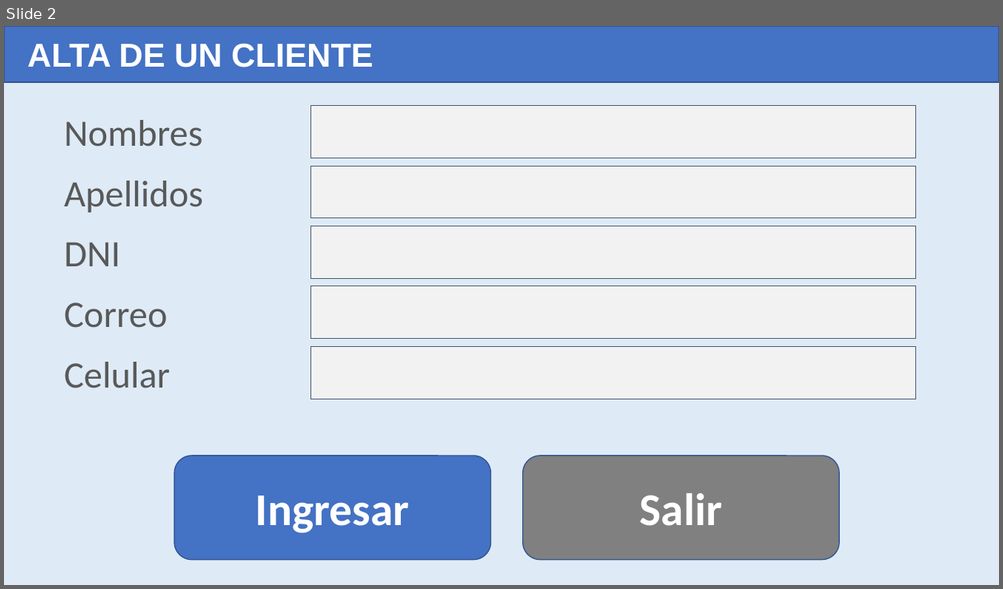
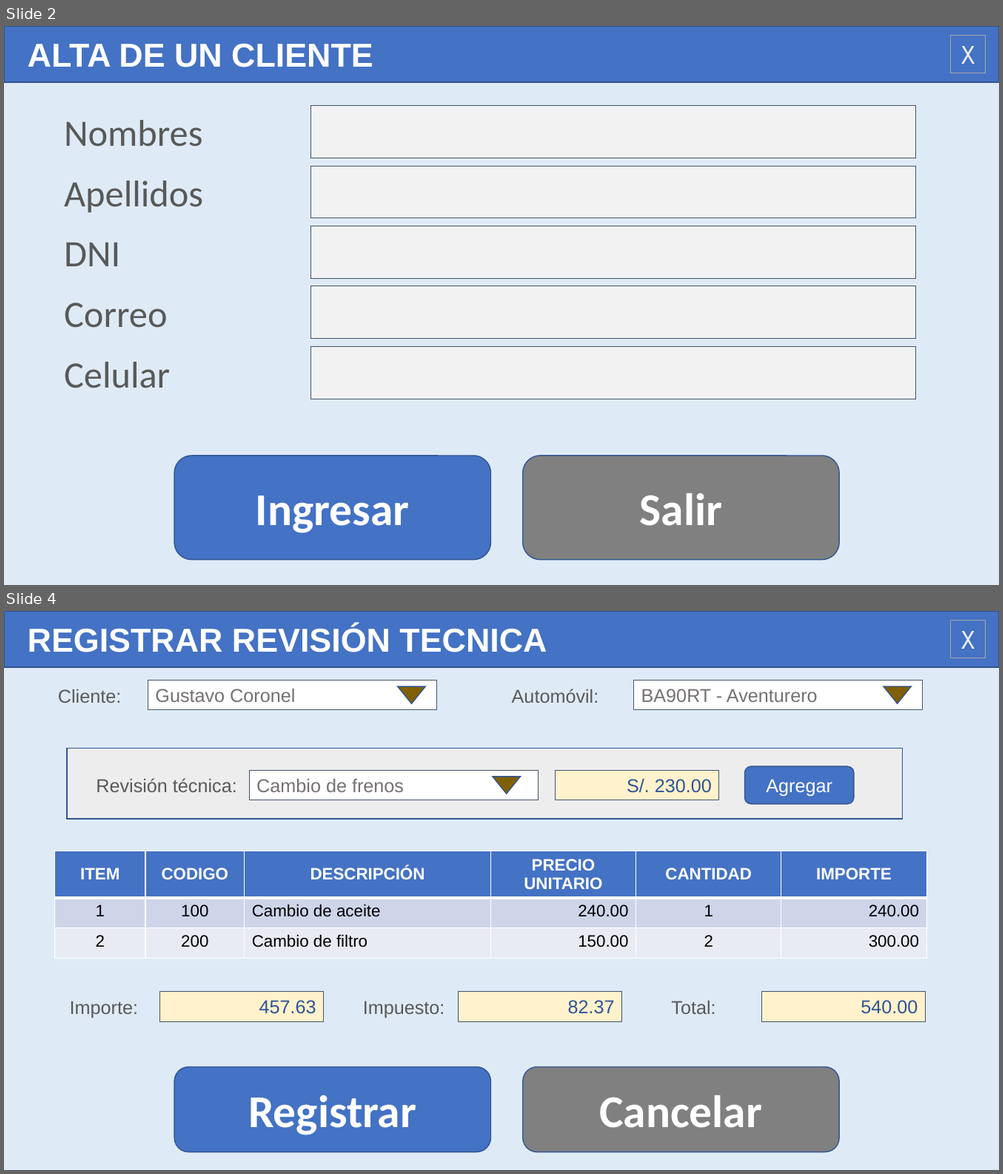
Before and after one commit to gcoronelc/UNI-EPIES-DAS-2021-2, a slide deck: ProyectoDemo/Prototipos.pptx. Shown one above the other, each under a label of ours: slide 2 before the commit, slides 2 and 4 after it; the slides between them are not shown. The pictures are 1003x589 and 1003x1174 pixels, drawn with LibreOffice and Linux fonts; fonts in the diff are those of the drawing. Boxes give left, top, right and bottom in pixels: in the first picture for what was removed or moved away, otherwise in the second. Text is boxed around its words. In the diff, an @@ line names an element or a change of style, - is before the commit and + after.

```diff
--- a/ProyectoDemo/Prototipos.pptx
+++ b/ProyectoDemo/Prototipos.pptx
@@ slide 4 added at (x1=4, y1=611, x2=999, y2=1170), background #DEEBF7 @@
@@ rectangle added at (x1=4, y1=611, x2=999, y2=667), fill #4472C4, outline #325491 1 pt, 32 pt, text #FFFFFF, bold @@
+REGISTRAR REVISIÓN TECNICA
@@ rectangle added at (x1=950, y1=620, x2=985, y2=658), outline #A5A5A5 0.75 pt, 24 pt, text #F2F2F2 @@
+X
@@ text added at (x1=58, y1=689, x2=121, y2=703), 18 pt, text #595959 @@
+Cliente:
@@ rectangle added at (x1=148, y1=681, x2=437, y2=710), fill #FFFFFF, outline #44546A 0.75 pt, 18 pt, text #767171 @@
+Gustavo Coronel
@@ triangle added at (x1=398, y1=686, x2=426, y2=703), fill #806000, outline #325491 1 pt @@
@@ text added at (x1=512, y1=689, x2=599, y2=703), 18 pt, text #595959 @@
+Automóvil:
@@ rectangle added at (x1=634, y1=681, x2=922, y2=710), fill #FFFFFF, outline #44546A 0.75 pt, 18 pt, text #767171 @@
+BA90RT - Aventurero
@@ triangle added at (x1=884, y1=686, x2=911, y2=703), fill #806000, outline #325491 1 pt @@
@@ rectangle added at (x1=67, y1=749, x2=902, y2=818), fill #EDEDED, outline #325491 1 pt @@
@@ text added at (x1=96, y1=778, x2=237, y2=792), 18 pt, text #595959 @@
+Revisión técnica:
@@ rectangle added at (x1=250, y1=770, x2=538, y2=800), fill #FFFFFF, outline #44546A 0.75 pt, 18 pt, text #767171 @@
+Cambio de frenos
@@ triangle added at (x1=492, y1=777, x2=521, y2=794), fill #806000, outline #325491 1 pt @@
@@ rectangle added at (x1=555, y1=770, x2=719, y2=800), fill #FFF2CC, outline #44546A 0.75 pt, 18 pt, text #2F5597 @@
+S/. 230.00
@@ rounded rectangle added at (x1=745, y1=767, x2=854, y2=804), fill #4472C4, outline #325491 1 pt, 18 pt, text #FFFFFF @@
+Agregar
@@ table added at (x1=55, y1=851, x2=927, y2=959), 3 rows, 6 columns @@
+ITEM | CODIGO | DESCRIPCIÓN | PRECIO UNITARIO | CANTIDAD | IMPORTE
+1 | 100 | Cambio de aceite | 240.00 | 1 | 240.00
+2 | 200 | Cambio de filtro | 150.00 | 2 | 300.00
@@ text added at (x1=70, y1=1001, x2=138, y2=1018), 18 pt, text #595959 @@
+Importe:
@@ rectangle added at (x1=160, y1=992, x2=324, y2=1022), fill #FFF2CC, outline #44546A 0.75 pt, 18 pt, text #2F5597 @@
+457.63
@@ text added at (x1=363, y1=1001, x2=445, y2=1018), 18 pt, text #595959 @@
+Impuesto:
@@ rectangle added at (x1=458, y1=992, x2=621, y2=1022), fill #FFF2CC, outline #44546A 0.75 pt, 18 pt, text #2F5597 @@
+82.37
@@ text added at (x1=671, y1=1001, x2=715, y2=1014), 18 pt, text #595959 @@
+Total:
@@ rectangle added at (x1=761, y1=992, x2=925, y2=1022), fill #FFF2CC, outline #44546A 0.75 pt, 18 pt, text #2F5597 @@
+540.00
@@ rounded rectangle added at (x1=174, y1=1068, x2=490, y2=1153), fill #4472C4, outline #325491 1 pt, 44 pt, text #FFFFFF, bold @@
+Registrar
@@ rounded rectangle added at (x1=523, y1=1068, x2=839, y2=1153), fill #808080, outline #325491 1 pt, 44 pt, text #FFFFFF, bold @@
+Cancelar
@@ slide 2 changed as well @@
@@ rectangle added at (x1=950, y1=35, x2=985, y2=73), outline #A5A5A5 0.75 pt, 24 pt, text #F2F2F2 @@
+X
```
Also in this commit, not shown: 1 other slide changed, 1 other slide added, 1 other file.
